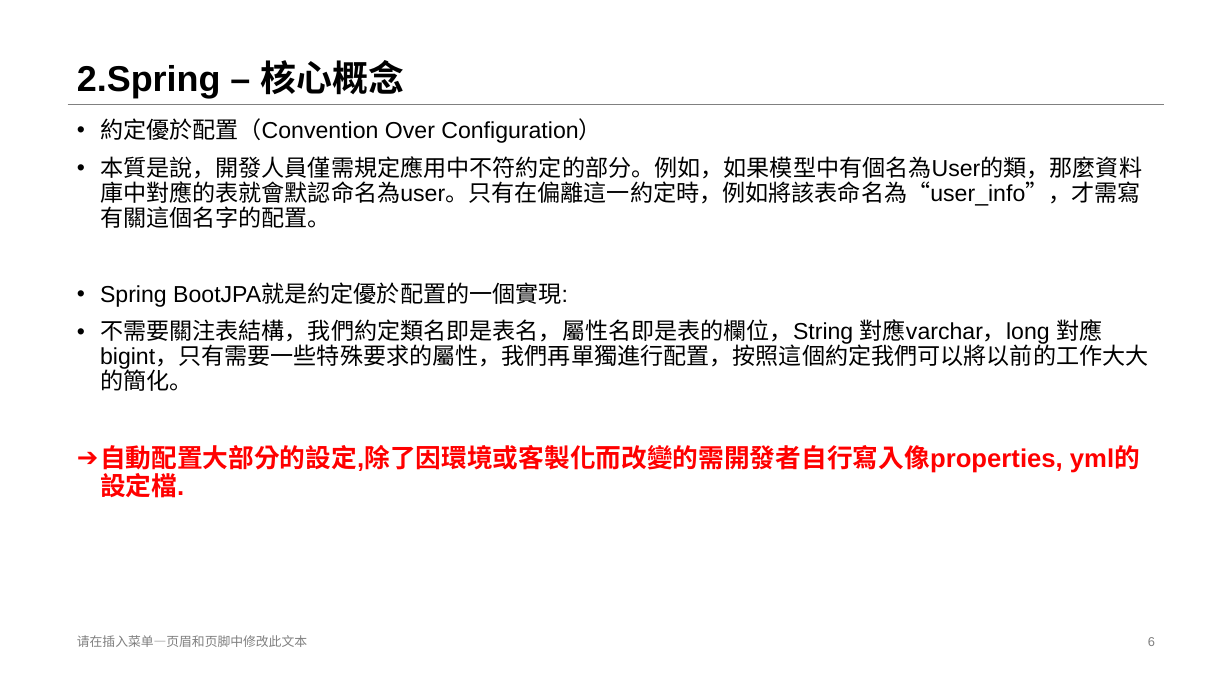
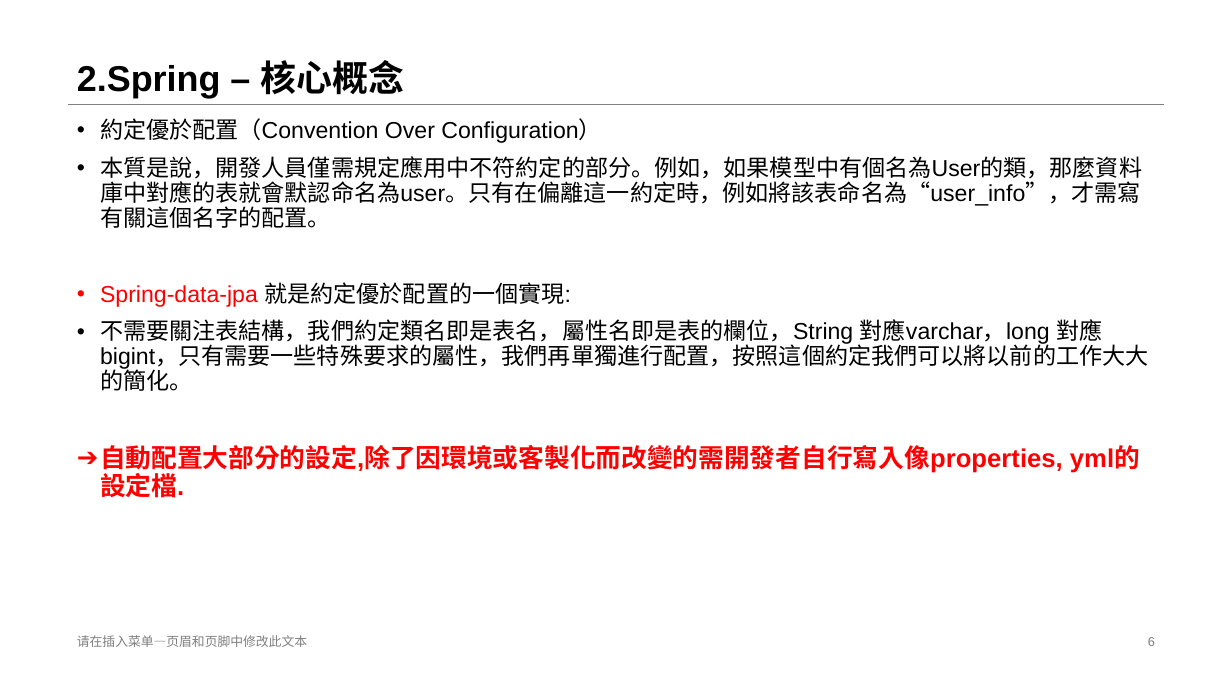
Before and after one commit to stereo720712/2021_Spring_Cloud_ReParctice, a slide deck: slide 6 of Spring_boot_introduce/Spring Boot Introduce.pptx. Drawn at 1232x693 pixels with LibreOffice and Linux fonts; fonts in the diff are those of the drawing. Boxes give left, top, right and bottom in pixels: in the first picture for what was removed or moved away, otherwise in the second. Text is boxed around its words. In the diff, an @@ line names an element or a change of style, - is before the commit and + after.

Commit message:
update spring boot data

```diff
--- a/Spring_boot_introduce/Spring Boot Introduce.pptx
+++ b/Spring_boot_introduce/Spring Boot Introduce.pptx
@@ text at [100, 282, 571, 307]: text changed; text colour #000000 to #FF0000 @@
-• Spring BootJPA就是約定優於配置的一個實現:
+• Spring-data-jpa 就是約定優於配置的一個實現:
```
Also in this commit, not shown: 8 other slides changed, 3 slides added, 1 slide removed.
